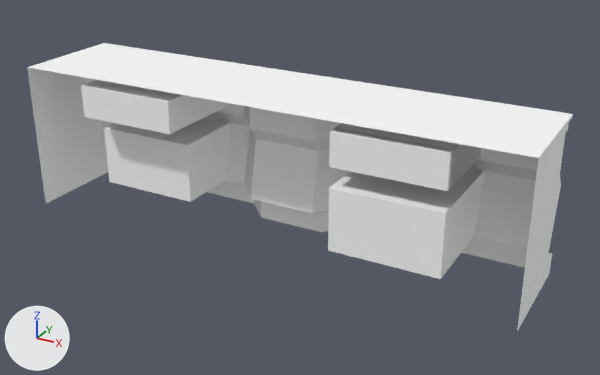
The FBX model Broken Dreams/Assets/3D Models/IntroLevel/Cell2/Cell2Props/Cell2Desk.fbx, before and after one commit.
Rendered twice from a 50 mm camera at (2.87, -8.84, 7.5) aimed at (0.06, -3.73, 4.95). Arrows for +X, +Y and +Z are at lower left; the lights stay in place. Where no turn or scale is listed for an object, it has been applied to the vertices.

In view in the first picture: 'Cell2Desk', 'Cell2DeskDrawer'.
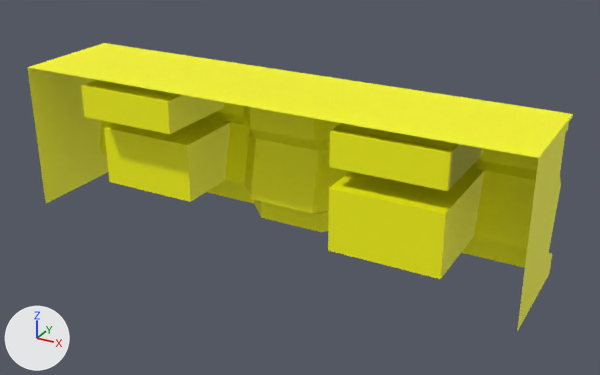
Location of each change, (x1, y1, x2, y2) in pixels of the pictures (600 x 375 px):
'Cell2Desk', recoloured (white to yellow): (27, 43, 573, 331) in both
'Cell2DeskDrawer', recoloured (white to yellow): (333, 123, 481, 188) in both

The change, as a list of edits to the scene's bpy script:
```text
Add mat_dentalchair_mat:
    mat_dentalchair_mat = principled_material('DentalChair_Mat')
    mat_dentalchair_mat.base_color = (1.0, 1.0, 0.0)  # yellow #ffff00
    mat_dentalchair_mat.roughness = 0.553
Change me_mesh_001:
    where me_mesh_001.from_pydata(...)  # 32 vertices, 31 faces; spans x -0.416..0.416, y -0.636..0.047, z -0.127..0.127
    remove me_mesh_001.materials.append(mat_cell2furn_mat)  # white #ffffff
    add me_mesh_001.materials.append(mat_dentalchair_mat)  # yellow #ffff00
Change me_mesh:
    where me_mesh.from_pydata(...)  # 96 vertices, 72 faces; spans x -2.03..2.03, y -0.43..0.48, z -0.6..0.6
    remove me_mesh.materials.append(mat_cell2furn_mat)  # white #ffffff
    add me_mesh.materials.append(mat_dentalchair_mat)  # yellow #ffff00
```
